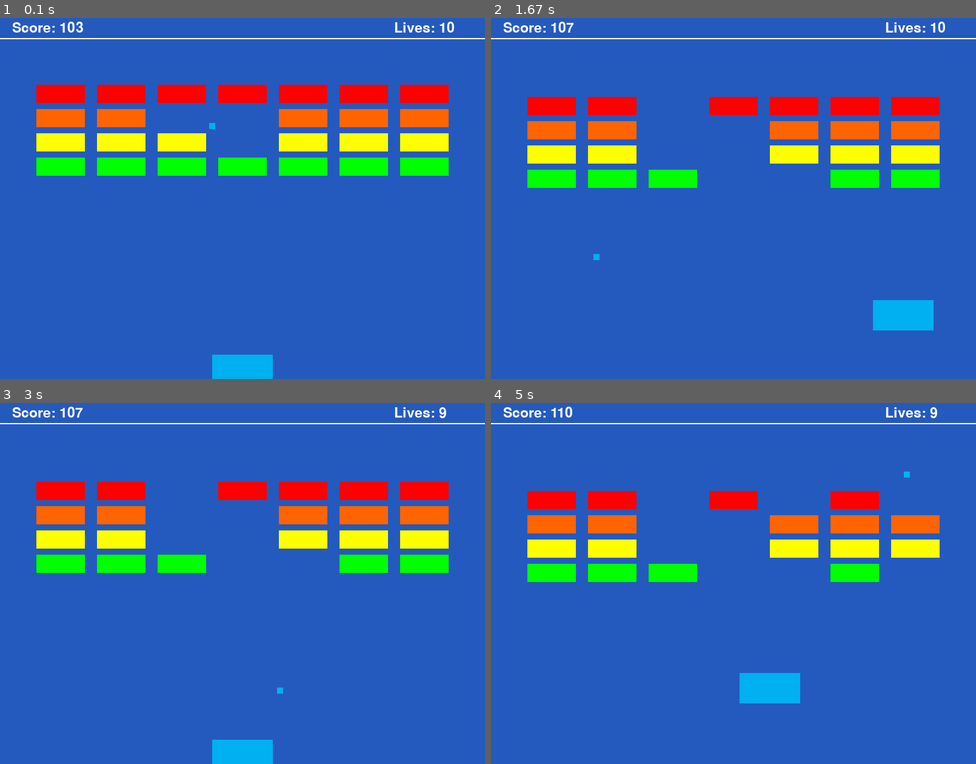
Above: before the commit, frames 1-4 (two rows, left to right).
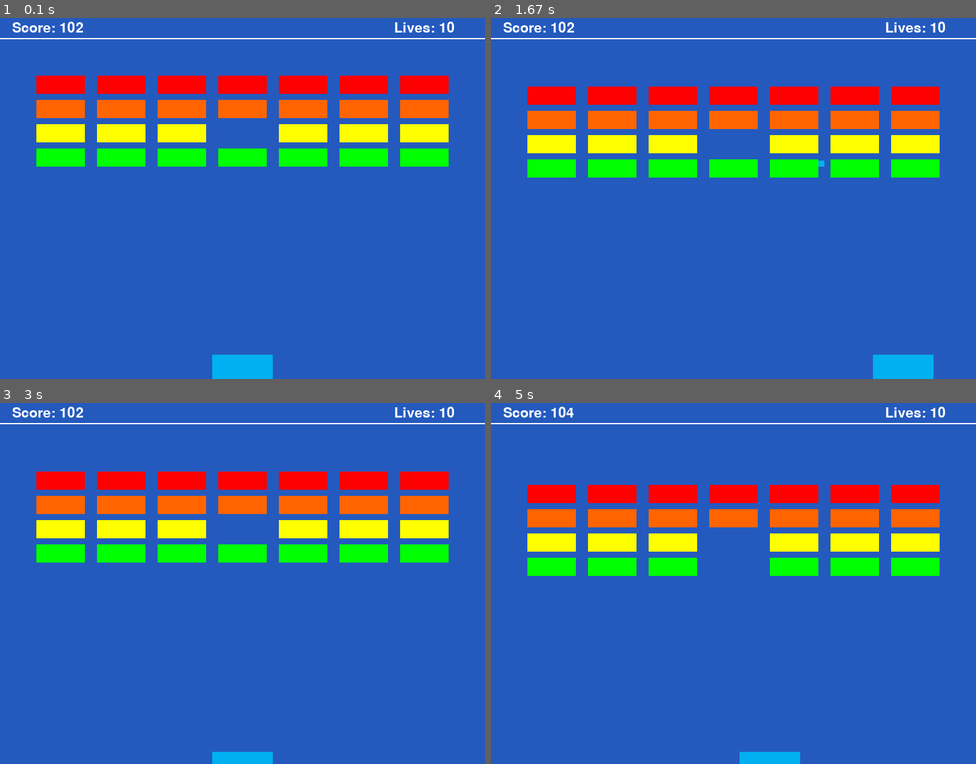
Above: after the commit, the same moments.

Repository: FaisalAhmedBijoy/Shooter-Aircraft-Game-using-PyGame-Library
Game: pygame game, started from main.py
Two runs of this game, one before a commit and one after it. Both use one fixed random seed, a clock stepped at 60 frames per second and the inputs below.
Inputs:
- Up to frame 1 (0.1 s): no input
- Up to frame 2 (1.67 s): hold Right 0.33-0.8 s; hold Up 0.83-1.13 s; hold Right 1.17-1.63 s
- Up to frame 3 (3 s): hold Left 1.67-2.2 s; hold Down 2.23-2.53 s; hold Left 2.57-2.97 s
- Up to frame 4 (5 s): hold Up 3-3.37 s; hold Right 3.4-4.03 s; hold Left 4.47-4.93 s; hold Right from 4.97 s (still down)

The runs differ from the first frame. In frame 1, 12% of the frame differs, in the area x 7-93%, y 1-44%; in frame 2, 15%, in the area x 7-93%, y 1-100%; in frame 3, 14%; in frame 4, 12%.

Commit message:
main function modified

Diff:
--- a/ball.py
+++ b/ball.py
@@ -17,7 +17,8 @@
 
         # Drawinng the ball rectangle
         pygame.draw.rect(self.image,color,[0,0,width,height])
-        self.velocity=[randint(4,8),randint(-8,8)]
+        # self.velocity=[randint(4,8),randint(-8,8)]
+        self.velocity=[0,-10]
 
         # Fetch the rectangle object that has the dimension of the image
         self.rect=self.image.get_rect()
@@ -25,7 +26,16 @@
     def update(self):
         self.rect.x+=self.velocity[0]
         self.rect.y+=self.velocity[1]
+        # ball always vertical direction
+
 
     def bounce(self):
         self.velocity[0]= -self.velocity[0]
-        self.velocity[1] =randint(-8,8)
+        # self.velocity[1] =randint(-8,8)
+        self.velocity[1]=-10
+
+# make the ball object
+if __name__ == '__main__':
+    ball=Ball(BLACK,10,10)
+    print(ball.rect.x,ball.rect.y)
+    print(ball.velocity)
--- a/main.py
+++ b/main.py
@@ -31,16 +31,7 @@
 size=(800,600)
 screen=pygame.display.set_mode(size)
 pygame.display.set_caption("Shooter Aircraft Breakout Game")
-'''
-# Responding the keystroke events
-paddleA=Paddle(WHITE,10,100)
-paddleA.rect.x=20
-paddleA.rect.y=200
-
-paddleB=Paddle(WHITE,10,100)
-paddleB.rect.x=670
-paddleB.rect.y=200
-'''
+
 
 # this will be a list that will contain all the sprites we intend
 all_sprites_list=pygame.sprite.Group()
@@ -55,9 +46,13 @@
 paddle.rect.y=560
 
 # Create the ball sprite
+balls=[]
 ball=Ball(LIGHTBLUE,10,10)
-ball.rect.x=345
+ball.rect.x=400
 ball.rect.y=195
+all_sprites_list.add(ball)
+balls.append(ball)
+
 
 all_bricks=pygame.sprite.Group()
 for i in range(7):
@@ -89,15 +84,9 @@
 
 # add the paddle to the list of sprites
 all_sprites_list.add(paddle)
-all_sprites_list.add(ball)
-print(all_sprites_list)
-
-'''
-step 4: Main program loop
-Capturing Events: Used to constantly “listen” to user inputs and react to these. It could be when the user use the keyboard or the mouse.
-Implementing the Game Logic. What happens when the game is running? Are cars moving forward, aliens falling from the sky, ghosts chasing you, etc.
-Refreshing the screen by redrawing the stage and the sprites.
-'''
+
+
+
 # the lopp will carry on until exit the game
 carryOn=True
 
@@ -110,9 +99,7 @@
     for event in pygame.event.get(): #user did something
         if event.type ==pygame.QUIT: # if user click close
             carryOn=False # Flag that we are done to exit
-        elif event.type==pygame.KEYDOWN:
-            if event.key==pygame.K_x:
-                carryOn=False
+
 
     # Moving the paddle when the use uses the arrow key
     keys=pygame.key.get_pressed()
@@ -120,8 +107,7 @@
         paddle.moveLeft(5)
     if keys[pygame.K_RIGHT]:
         paddle.moveRight(5)
-    if keys[pygame.K_UP]:
-        paddle.moveUp(5)
+
     if keys[pygame.K_DOWN]:
         paddle.moveDown(5)
 
@@ -129,63 +115,17 @@
     #-------- Game logic should go there
     all_sprites_list.update()
 
-
-
-
-
-    # Check if the ball is bounhing against any of the 4 walls
-    if ball.rect.x>=790:
-        ball.velocity[0]= -ball.velocity[0]
-    if ball.rect.x<=0:
-        ball.velocity[0]= -ball.velocity[0]
-    if ball.rect.y>590:
-        ball.velocity[1]= -ball.velocity[1]
-        lives-=1
-        if lives==0:
-            # Display Game over for 3 seconds
-            font=pygame.font.Font(None,74)
-            text=font.render("GAME OVER",1,WHITE)
-            screen.blit(text,(250,300))
-            pygame.display.flip()
-            pygame.time.wait(3000)
-
-            # stop the game
-            carryOn=False
-
-    if ball.rect.y<40:
-        ball.velocity[1]= -ball.velocity[1]
-
-    '''
-    if the ball touch any side : up, down, left ,right wall
-    then the ball set same velocity but reverse position
-    '''
-   # print('velocity :',ball.velocity)
-   # print("Position: ",ball.rect)
-    print('Brick x',brick.rect.x,end='')
-    print('  Brick y',brick.rect.y)
-
-
-
-    # Detect collisions between the ball and paddles
-    if pygame.sprite.collide_mask(ball,paddle):
-        ball.rect.x -=ball.velocity[0]
-        ball.rect.y -=ball.velocity[1]
-        ball.bounce()
-
-
-
     # Check if there is a car collision
     brick_collision_list=pygame.sprite.spritecollide(ball,all_bricks,False)
 
 
 
     for brick in brick_collision_list:
-        ball.bounce()
+        # ball.bounce()
         score +=1
-        brick.kill()
-        # Brick Fallen 5 pixels per loop
-        for brick in all_bricks:
-            brick.rect.y +=5
+        ball.kill()
+        # brick.kill()
+
 
         if len(all_bricks) ==0:
             # Display level complete 3 seconds
@@ -198,6 +138,52 @@
             # stop the Game
             carryOn=False
 
+    for ball in balls:
+        brick_collision_list=pygame.sprite.spritecollide(ball,all_bricks,False)
+
+
+        for brick in brick_collision_list:
+            # ball.bounce()
+            score +=1
+            ball.kill()
+            brick.kill()
+            balls.remove(ball)
+
+            if len(all_bricks) ==0:
+                # Display level complete 3 seconds
+                font=pygame.font.Font(None,74)
+                text=font.render("LEVEL WIN",1,WHITE)
+                screen.blit(text,(200,300))
+                pygame.display.flip()
+                pygame.time.wait(3000)
+
+                # stop the Game
+                carryOn=False
+    if keys[pygame.K_UP]:
+
+        # ball=Ball(WHITE,10,10)
+        all_sprites_list.add(ball)
+        ball.rect.x=paddle.rect.x+50
+        ball.rect.y=paddle.rect.y
+        balls.append(ball)
+
+        for brick in all_bricks:
+            brick.rect.y += 1
+
+        if brick.rect.y > 550:
+                font=pygame.font.Font(None,74)
+                text=font.render("GAME OVER",1,WHITE)
+                screen.blit(text,(200,300))
+                pygame.display.flip()
+                pygame.time.wait(3000)
+
+                # stop the Game
+                carryOn=False
+
+
+    # for ball in balls:
+    #     ball.rect.y-=1
+
     #--- Drawing code should go here
     # First clear the screen to dark blue
     screen.fill(DARKBLUE)
